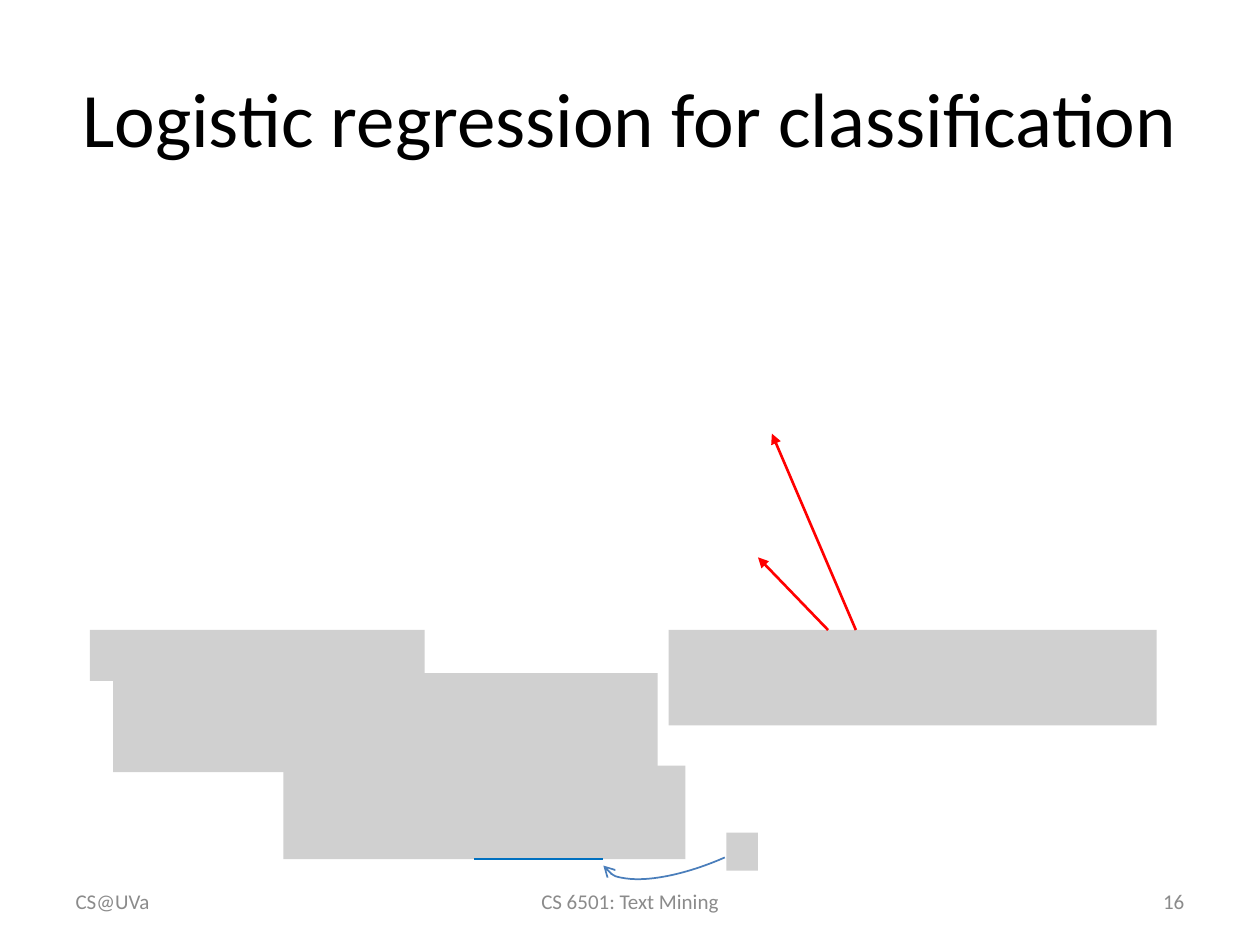
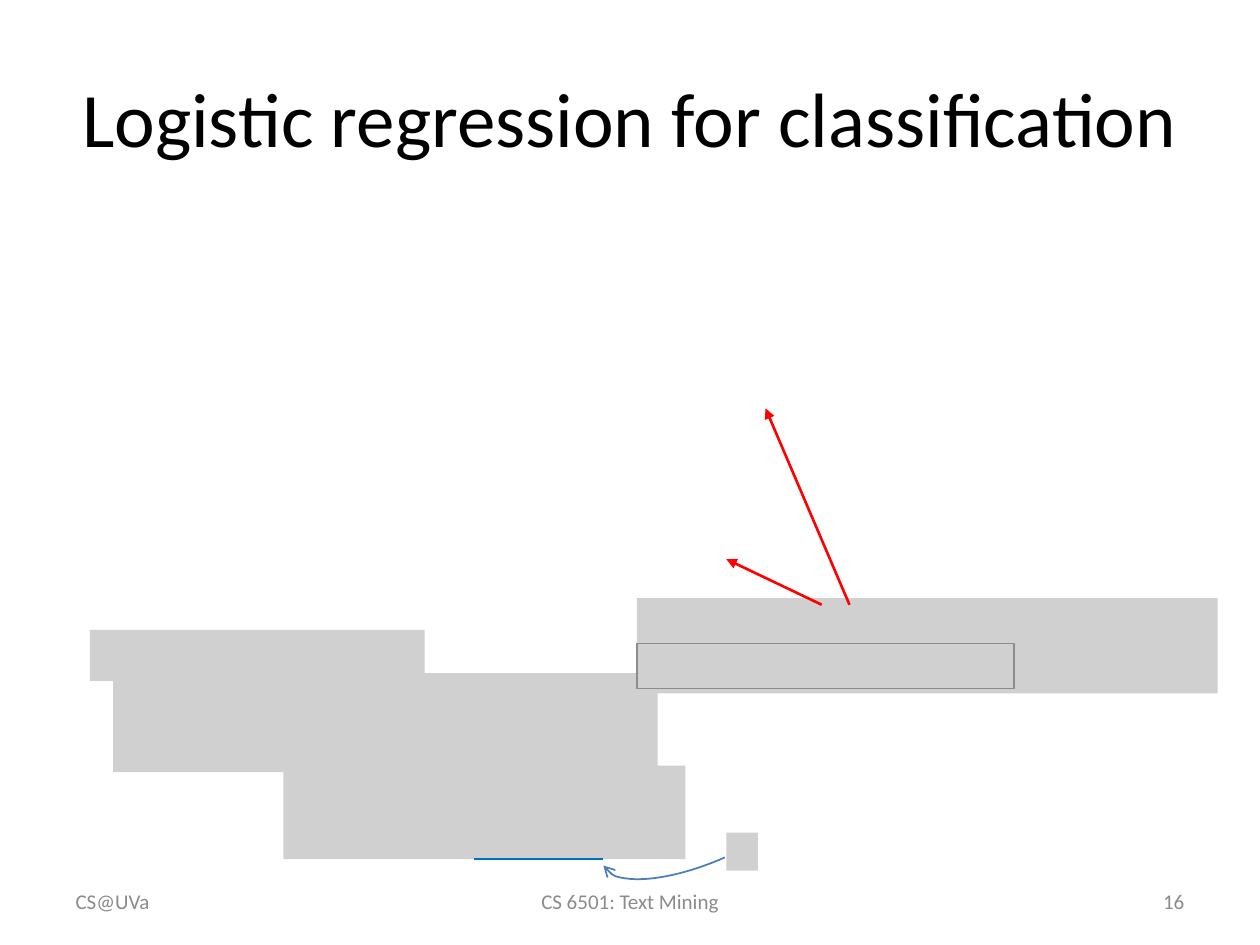
Before and after one commit to wang296/CS6501-Text-Mining, a slide deck: slide 16 of docs/Logistic Regression.pptx. Drawn at 1260x945 pixels with LibreOffice and Linux fonts; fonts in the diff are those of the drawing; grey boxes stand for pictures. Boxes give left, top, right and bottom in pixels: in the first picture for what was removed or moved away, otherwise in the second. Text is boxed around its words. In the diff, an @@ line names an element or a change of style, - is before the commit and + after.

```diff
--- a/docs/Logistic Regression.pptx
+++ b/docs/Logistic Regression.pptx
@@ arrow moved from (856, 630) - (772, 433) to (849, 605) - (766, 408) @@
@@ arrow moved from (828, 630) - (759, 557) to (822, 605) - (726, 559) @@
@@ picture: place and size @@
-picture at bbox=[669, 630, 1157, 726]
+picture at bbox=[638, 598, 1218, 694]
@@ picture added at bbox=[638, 644, 1014, 689] @@
```
Also in this commit, not shown: 6 other slides changed, 10 slides added, 5 other files.
